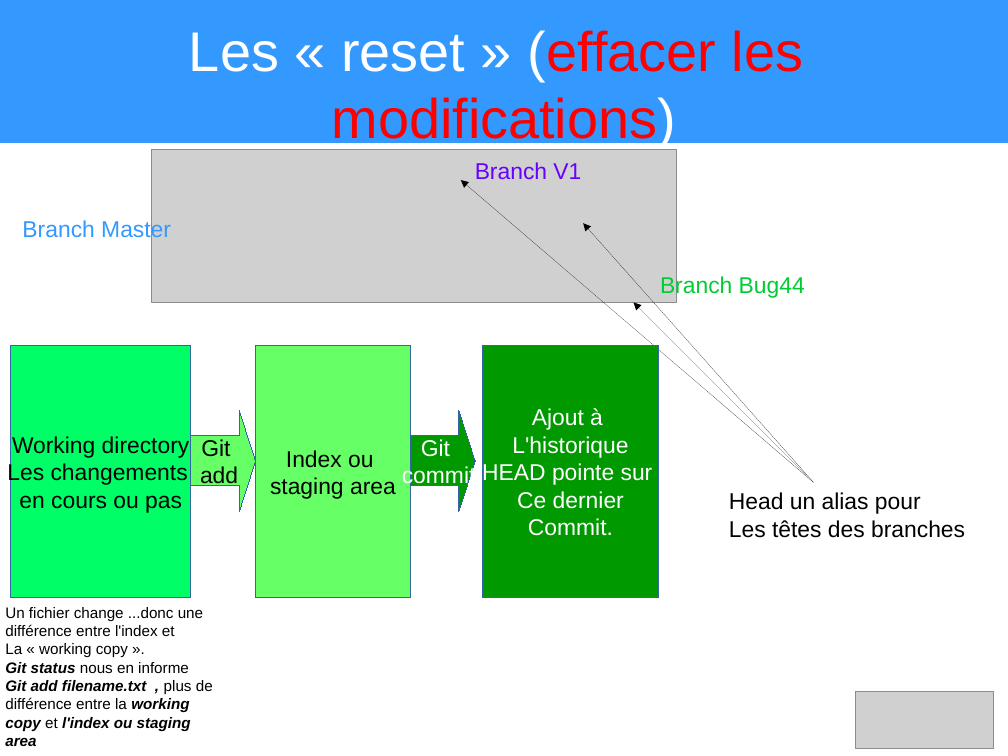
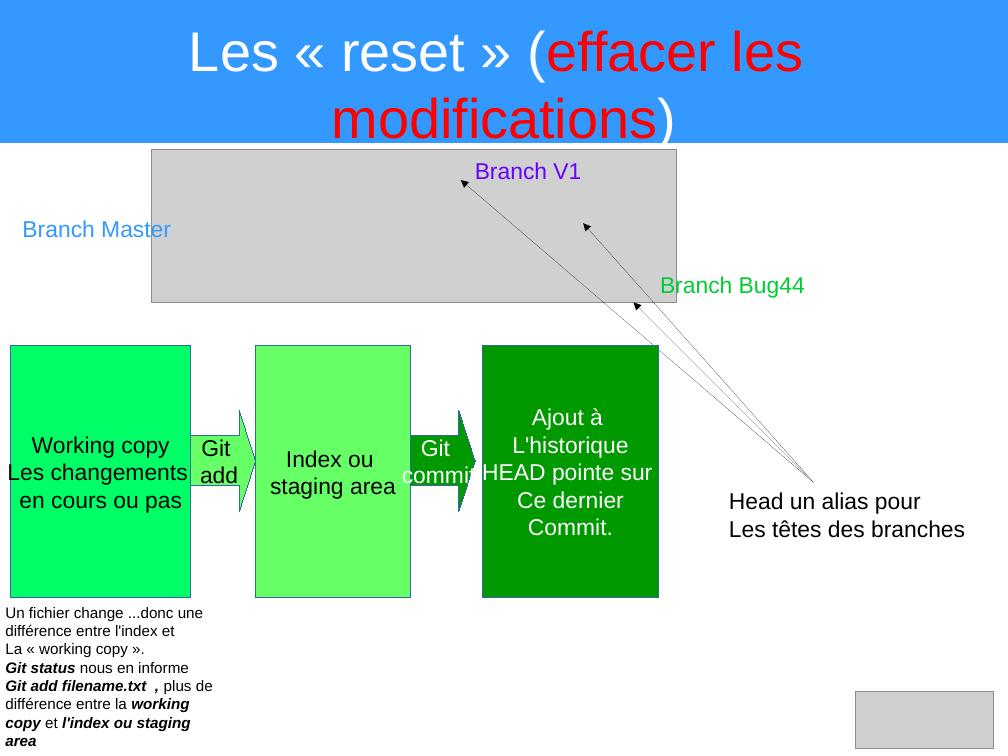
Before and after one commit to heylve/current, a slide deck: slide 14 of Presentations/git_explained.odp. Drawn at 1008x756 pixels with LibreOffice and Linux fonts; fonts in the diff are those of the drawing; grey boxes stand for pictures. Boxes give left, top, right and bottom in pixels: in the first picture for what was removed or moved away, otherwise in the second. Text is boxed around its words. In the diff, an @@ line names an element or a change of style, - is before the commit and + after.

```diff
--- a/Presentations/git_explained.odp
+++ b/Presentations/git_explained.odp
@@ text in rectangle at (32, 436, 169, 458): text changed @@
-Working directory
+Working copy
```
Also in this commit, not shown: 3 other slides changed, 16 other files.
